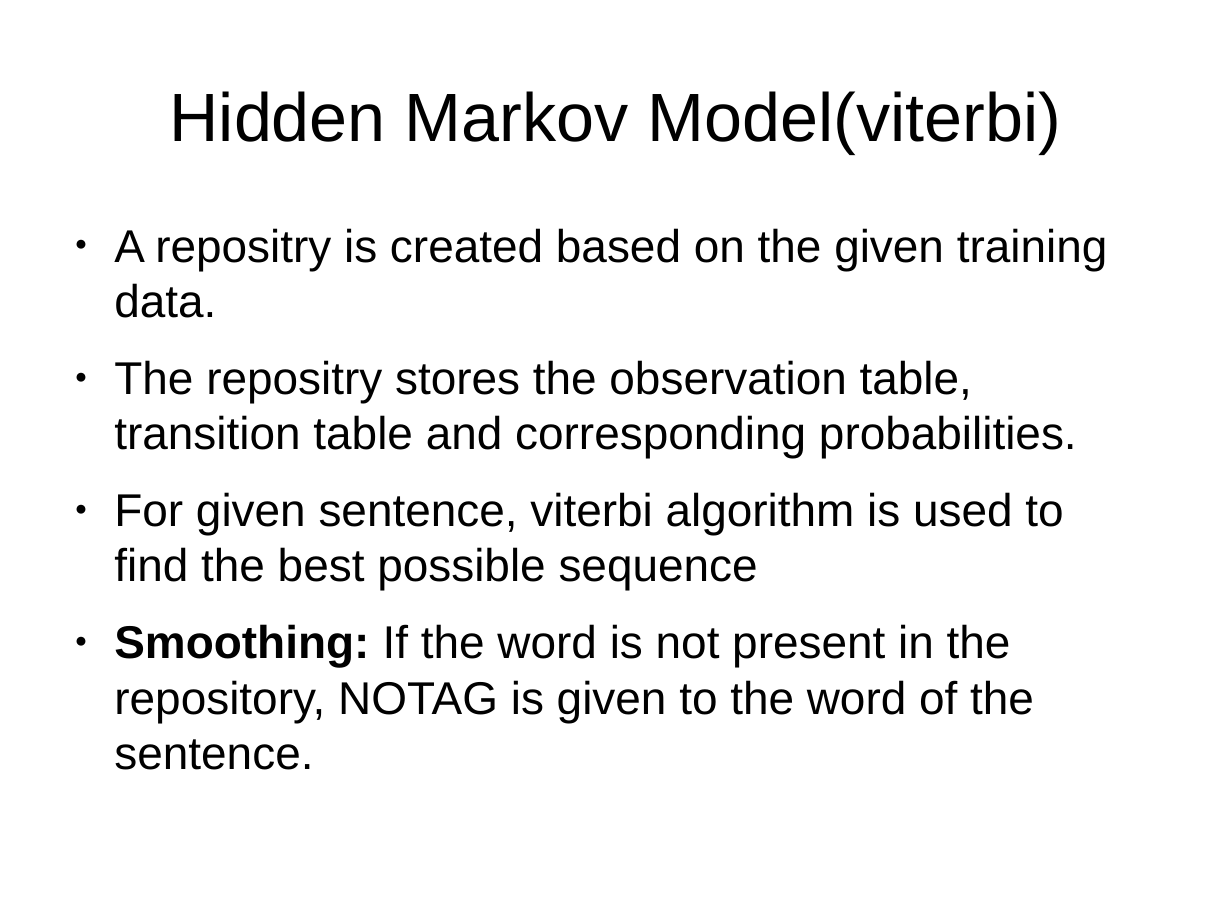
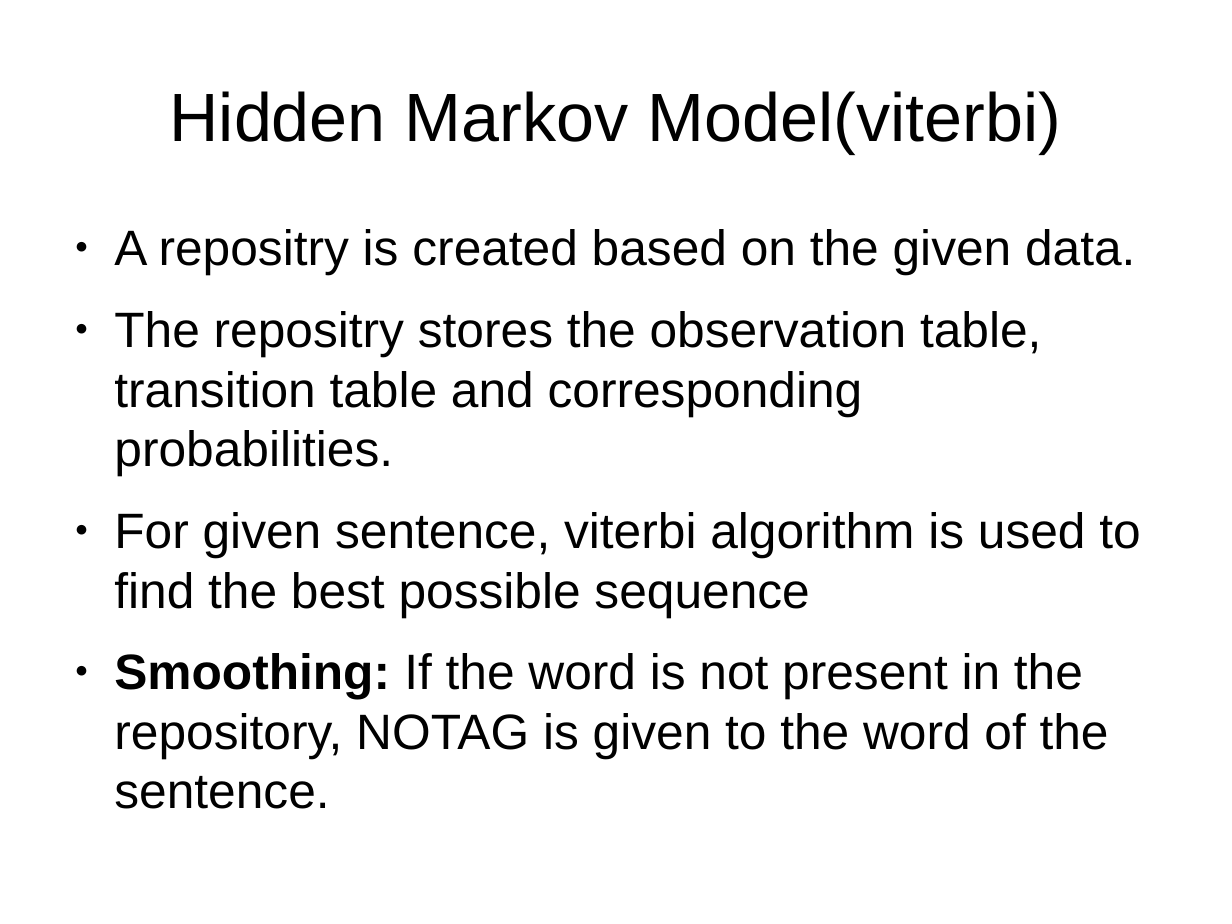
Before and after one commit to mangalaman93/hmm, a slide deck: slide 13 of doc/hmm.odp (slide 3 before the commit). Drawn at 1232x924 pixels with LibreOffice and Linux fonts; fonts in the diff are those of the drawing. Boxes give left, top, right and bottom in pixels: in the first picture for what was removed or moved away, otherwise in the second. Text is boxed around its words. In the diff, an @@ line names an element or a change of style, - is before the commit and + after.

```diff
--- a/doc/hmm.odp
+++ b/doc/hmm.odp
@@ text at box(114, 229, 1135, 275): text changed; size 29.6 to 32 pt @@
-● A repositry is created based on the given training data.
+● A repositry is created based on the given data.
@@ text at box(114, 311, 1140, 758): size 29.6 to 32 pt in "The repositry stores the observation table, transition ...", "For given sentence, viterbi algorithm is used ...", "Smoothing: If the word is not present ..." @@
```
Also in this commit, not shown: 2 other slides changed, 11 slides added, 4 other files.
